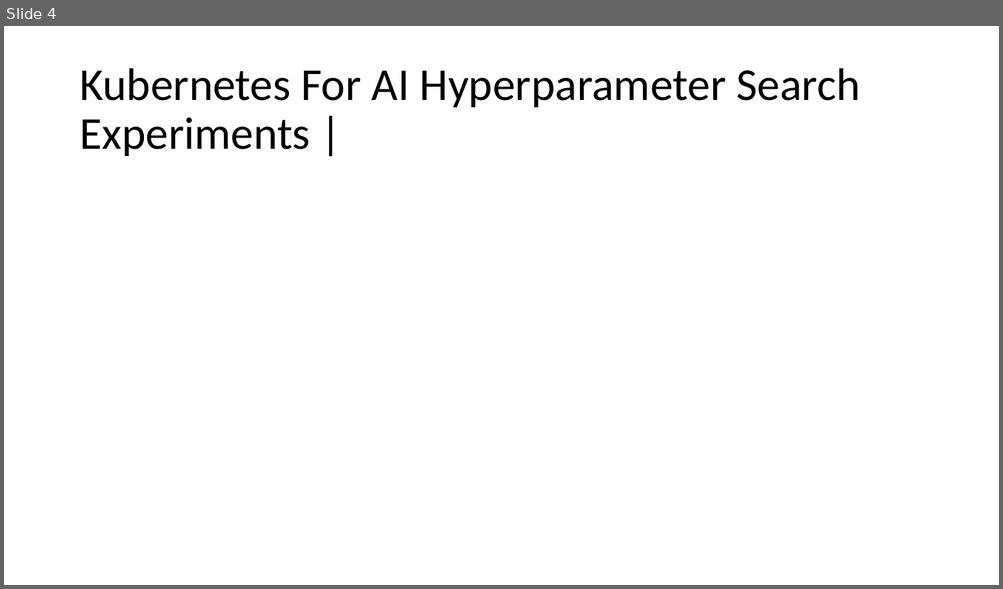
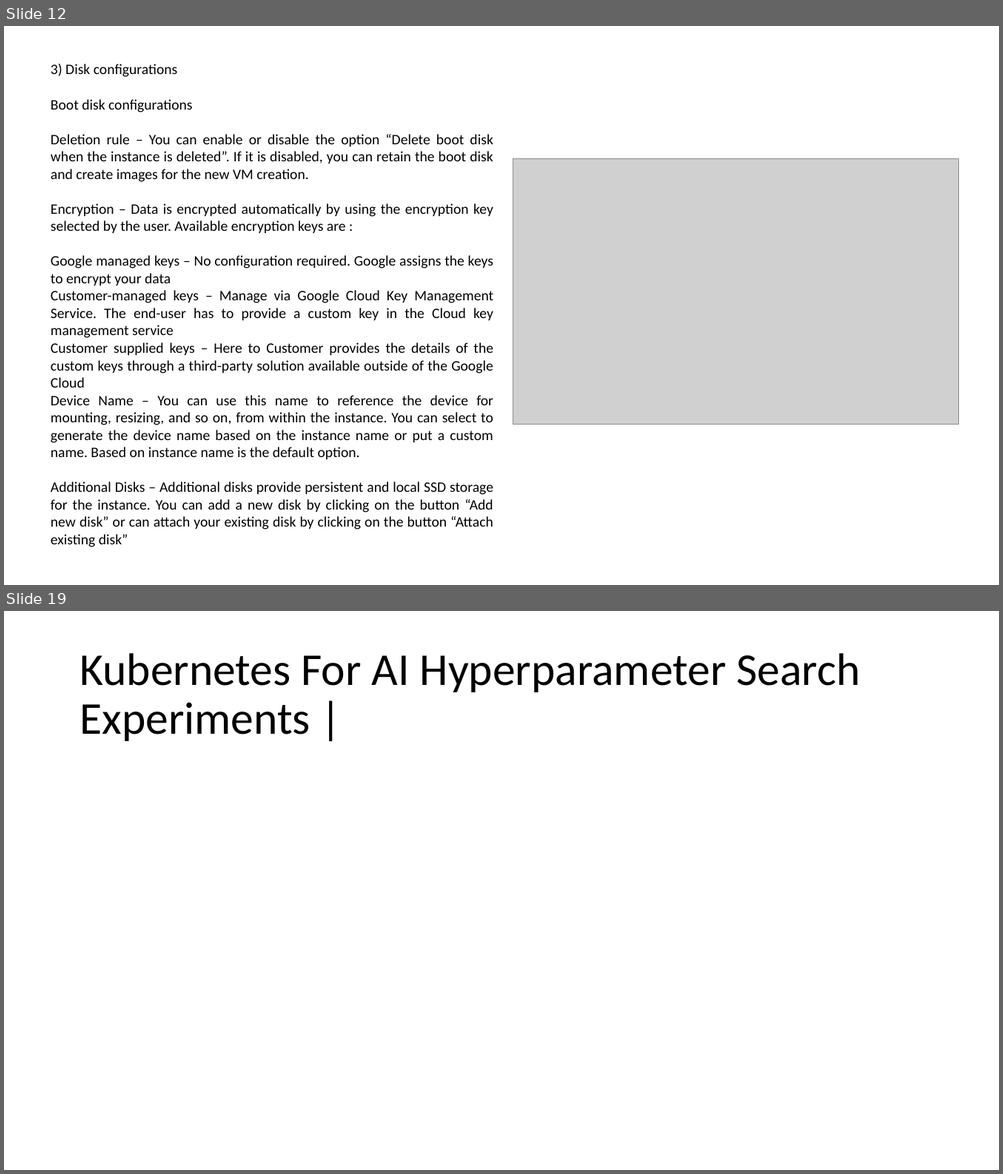
Before and after one commit to amelcharolinesgn2/ClouD-Infrastructure-SISKA-2025, a slide deck: Lab2-B_Machine Learning Model with Docker and Kubernetes on Google Cloud Platform.pptx. Shown one above the other, each under a label of ours: slide 4 before the commit, slides 12 and 19 after it; the slides between them are not shown. The pictures are 1003x589 and 1003x1174 pixels, drawn with LibreOffice and Linux fonts; fonts in the diff are those of the drawing; grey boxes stand for pictures. Boxes give left, top, right and bottom in pixels: in the first picture for what was removed or moved away, otherwise in the second. Text is boxed around its words. In the diff, an @@ line names an element or a change of style, - is before the commit and + after.

```diff
--- a/Lab2-B_Machine Learning Model with Docker and Kubernetes on Google Cloud Platform.pptx
+++ b/Lab2-B_Machine Learning Model with Docker and Kubernetes on Google Cloud Platform.pptx
@@ slide 12 added at <box>4,26,999,585</box>, background #FFFFFF @@
@@ text added at <box>51,64,493,548</box>, 14 pt, text #000000 @@
+3) Disk configurations
+Boot disk configurations
+Deletion rule – You can enable or disable the option “Delete boot disk when the instance is deleted”. If it is disabled, you can retain the boot disk and create images for the new VM creation.
+Encryption – Data is encrypted automatically by using the encryption key selected by the user. Available encryption keys are :
+Google managed keys – No configuration required. Google assigns the keys to encrypt your data
+Customer-managed keys – Manage via Google Cloud Key Management Service. The end-user has to provide a custom key in the Cloud key management service
+Customer supplied keys – Here to Customer provides the details of the custom keys through a third-party solution available outside of the Google Cloud
+Device Name – You can use this name to reference the device for mounting, resizing, and so on, from within the instance. You can select to generate the device name based on the instance name or put a custom name. Based on instance name is the default option.
+Additional Disks – Additional disks provide persistent and local SSD storage for the instance. You can add a new disk by clicking on the button “Add new disk” or can attach your existing disk by clicking on the button “Attach existing disk”
@@ picture added at <box>513,158,959,424</box> @@
@@ what was slide 4 is now slide 19 @@
```
Also in this commit, not shown: 1 slide changed, 16 other slides added, 2 slides removed.
